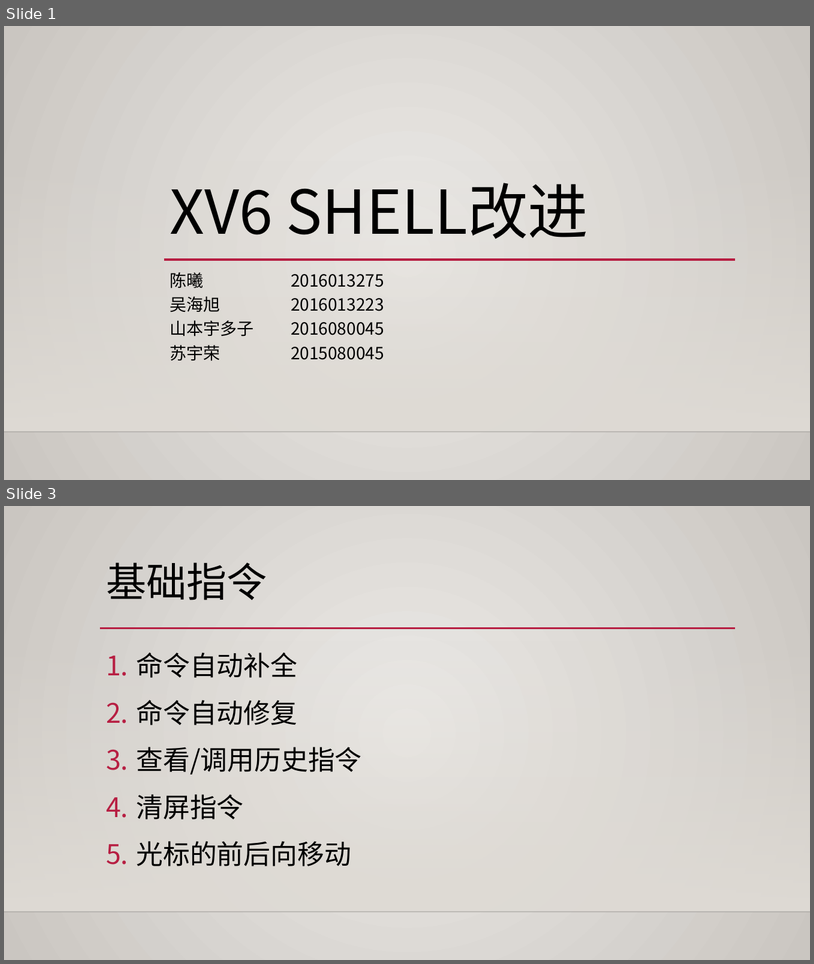
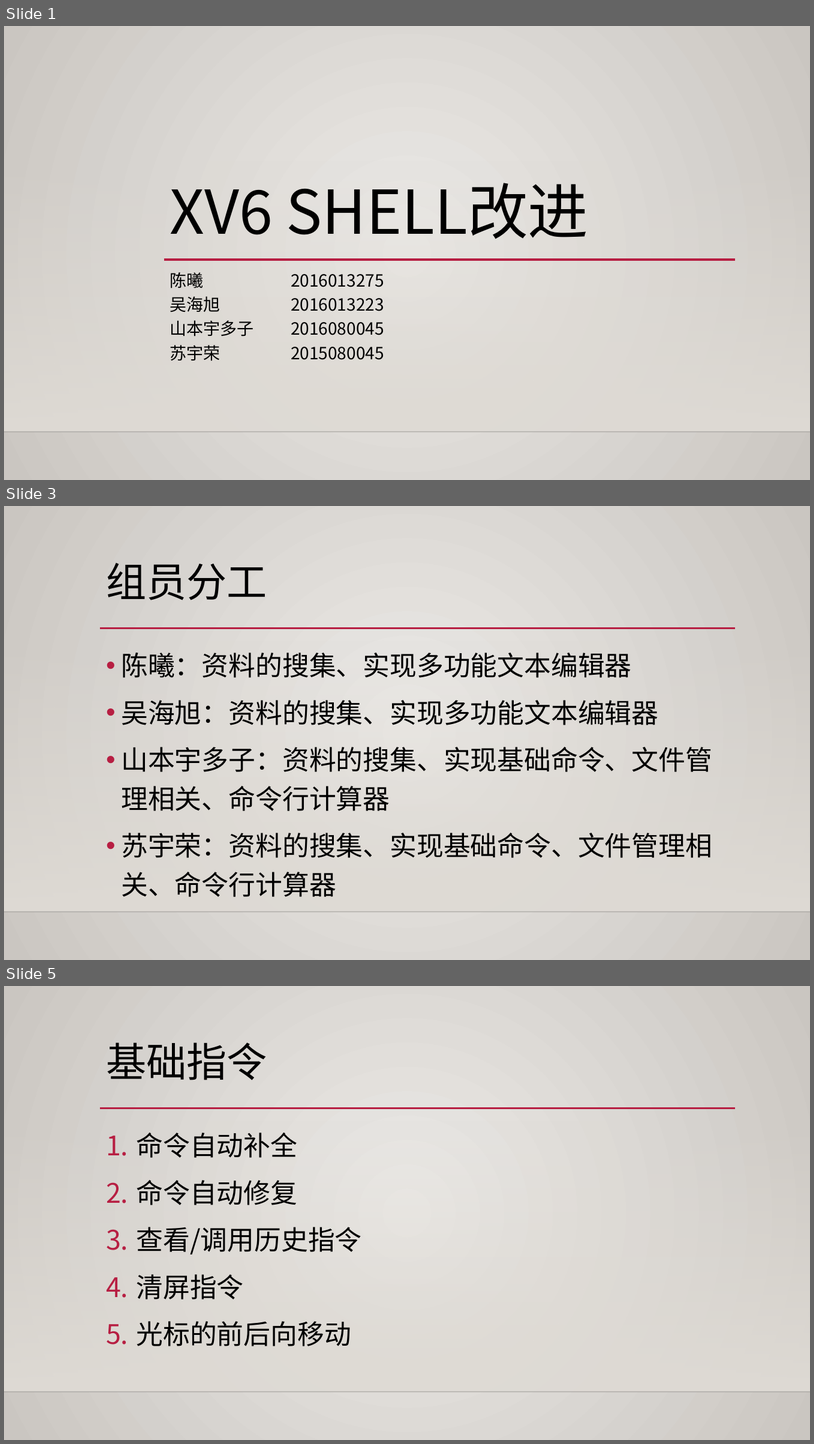
Before and after one commit to wuhaixu2016/xv6_OS, a slide deck: report/shell改进.pptx. Shown one above the other, each under a label of ours: slides 1 and 3 before the commit, slides 1, 3 and 5 after it; the slides between them are not shown. The pictures are 814x964 and 814x1444 pixels, drawn with LibreOffice and Linux fonts; fonts in the diff are those of the drawing; background and template pictures are left out. Boxes give left, top, right and bottom in pixels: in the first picture for what was removed or moved away, otherwise in the second. Text is boxed around its words. In the diff, an @@ line names an element or a change of style, - is before the commit and + after.

```diff
--- a/report/shell改进.pptx
+++ b/report/shell改进.pptx
@@ slide 3 added at (x1=4, y1=506, x2=810, y2=960), background gradient #ECEAE7 to #CAC7C1; not listed: 3 template elements that a slide beside it also shows @@
@@ title added at (x1=106, y1=563, x2=267, y2=600), 48 pt, text #000000 @@
+组员分工
@@ text added at (x1=121, y1=652, x2=713, y2=858), 32 pt, text #000000 @@
+• 陈曦：资料的搜集、实现多功能文本编辑器
+• 吴海旭：资料的搜集、实现多功能文本编辑器
+• 山本宇多子：资料的搜集、实现基础命令、文件管理相关、命令行计算器
+• 苏宇荣：资料的搜集、实现基础命令、文件管理相关、命令行计算器
@@ what was slide 3 is now slide 5 @@
```
Also in this commit, not shown: 7 slides changed, 1 other slide added, 6 other files.
